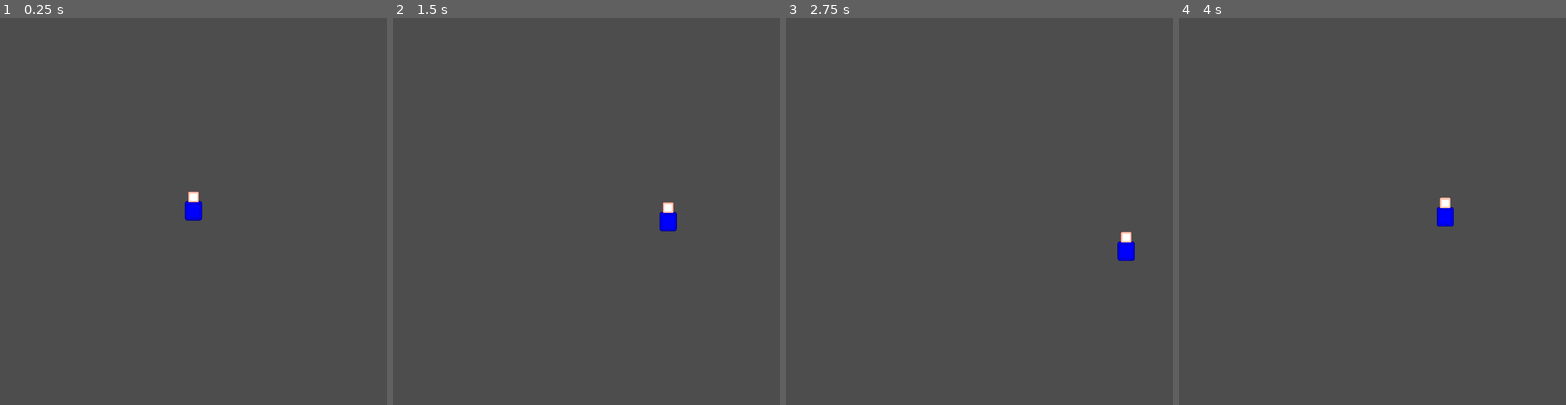
Above: before the commit, frames 1-4 (left to right).
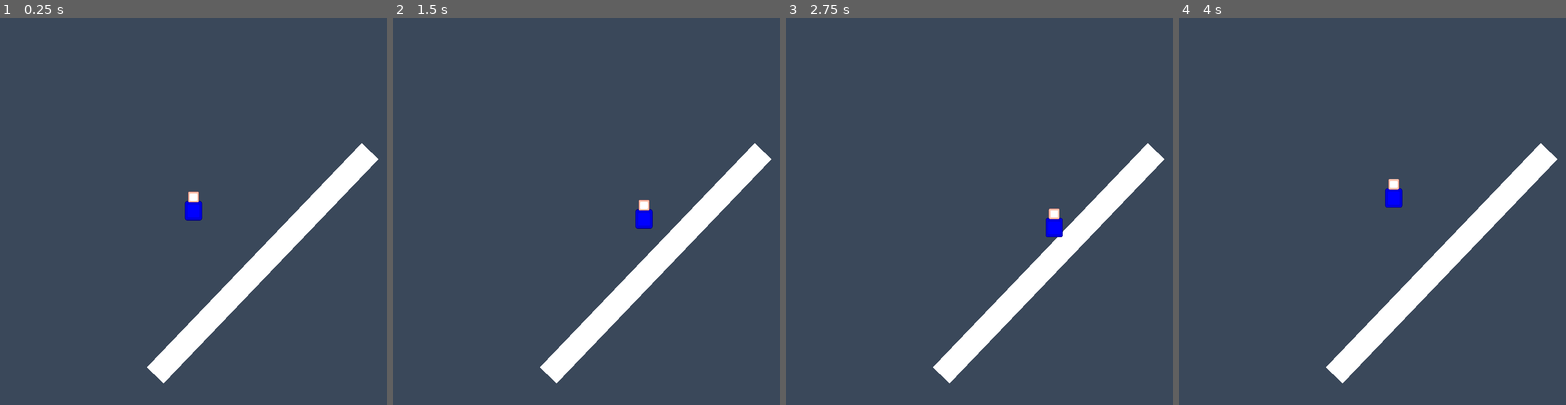
Above: after the commit, the same moments.

Repository: Connor22/ZenoJamBBL
Game: Godot game, scene res://state_scenes/gameplay/gameplay.tscn
The game is run twice, just before and just after one commit, with the same random seed, the same clock (stepped at 60 frames per second) and the same inputs. The engine's default icon, where the game draws it, is replaced by a stand-in: a white triangle on a blue panel in a dark square.
Inputs (mouse positions are in pixels of both pictures, inside the frame that each line leads up to):
- Up to frame 1 (0.25 s): no input
- Up to frame 2 (1.5 s): tap Enter at 0.5 s; move the mouse to (671, 192) at 0.52 s; hold D (move_right) 0.53-1.28 s; click (671, 192) at 0.6 s; move the mouse to (509, 230) at 1.27 s; hold S (move_down) from 1.28 s (still down); click (509, 230) at 1.35 s
- Up to frame 3 (2.75 s): move the mouse to (1018, 126) at 2.02 s; release S (move_down) at 2.03 s; hold D (move_right) from 2.03 s (still down); click (1018, 126) at 2.1 s
- Up to frame 4 (4 s): move the mouse to (1353, 288) at 2.77 s; release D (move_right) at 2.78 s; hold W (move_up) 2.78-3.53 s; click (1353, 288) at 2.85 s; move the mouse to (1488, 269) at 3.52 s; hold A (move_left) from 3.53 s (still down); click (1488, 269) at 3.6 s

The runs differ from the first frame. In frame 1, 4.8% of the frame differs, in the area x 38-98%, y 32-95%; in frame 2, 5.4%; in frame 3, 5.4%; in frame 4, 5.4%.

Commit message:
Reflect Function, Wall test prop

Diff:
--- /dev/null
+++ b/level/props/test_wall.tscn
@@ -0,0 +1,16 @@
+[gd_scene load_steps=2 format=3 uid="uid://dw1omdae4lyca"]
+
+[sub_resource type="RectangleShape2D" id="RectangleShape2D_m4djf"]
+size = Vector2(642, 48)
+
+[node name="TestWall" type="StaticBody2D"]
+collision_mask = 0
+
+[node name="ColorRect" type="ColorRect" parent="."]
+offset_left = -321.0
+offset_top = -24.0
+offset_right = 321.0
+offset_bottom = 24.0
+
+[node name="CollisionShape2D" type="CollisionShape2D" parent="."]
+shape = SubResource("RectangleShape2D_m4djf")
--- a/player/player.gd
+++ b/player/player.gd
@@ -3,6 +3,8 @@
 
 const SPEED = 250.0
 const SHIELD_BASH_SPEED = 1200
+const REFLECT_IMPULSE = 800
+
 var _shield_bash_direction = Vector2.ZERO
 
 func _ready():
@@ -17,7 +19,6 @@
 		$ImpactShape.monitorable = true
 		$ImpactShape.visible = true
 		_shield_bash_direction = (get_global_mouse_position() - position).normalized()
-		$Pivot.modulate = Color(1000,1000,1000)
 		velocity = _shield_bash_direction * SHIELD_BASH_SPEED
 		$ShieldBashTimer.start()
 	else:
@@ -27,6 +28,11 @@
 	move_and_slide()
 
 func _on_shield_bash_timer_timeout():
-	$Pivot.modulate = Color(1, 1, 1)
 	$ImpactShape.monitorable = false
 	$ImpactShape.visible = false
+
+func _reflect_the_object(reflect_object):
+	var reflect_object_pos = reflect_object.position as Vector2
+	var impact_shape_pos = $ImpactShape.position as Vector2
+	var direction = (reflect_object_pos - impact_shape_pos).normalized()
+	reflect_object.velocity = direction * REFLECT_IMPULSE
--- a/project.godot
+++ b/project.godot
@@ -59,3 +59,7 @@
 2d_physics/layer_1="world"
 2d_physics/layer_2="player"
 2d_physics/layer_3="impact"
+
+[rendering]
+
+environment/defaults/default_clear_color=Color(0.227711, 0.282393, 0.353237, 1)
--- a/state_scenes/gameplay/gameplay.tscn
+++ b/state_scenes/gameplay/gameplay.tscn
@@ -1,13 +1,18 @@
-[gd_scene load_steps=3 format=3 uid="uid://cj6el6eihauos"]
+[gd_scene load_steps=4 format=3 uid="uid://cj6el6eihauos"]
 
 [ext_resource type="Script" path="res://state_scenes/gameplay/gameplay.gd" id="1_heyo6"]
 [ext_resource type="PackedScene" uid="uid://mwx7hdtetol8" path="res://player/Player.tscn" id="2_tnmc1"]
+[ext_resource type="PackedScene" uid="uid://dw1omdae4lyca" path="res://level/props/test_wall.tscn" id="3_ljv05"]
 
 [node name="Gameplay" type="Node"]
 script = ExtResource("1_heyo6")
 
 [node name="LevelManager" type="CanvasLayer" parent="."]
 follow_viewport_enabled = true
+
+[node name="TestWall" parent="LevelManager" instance=ExtResource("3_ljv05")]
+position = Vector2(543, 507)
+rotation = -0.806672
 
 [node name="PlayerManager" type="CanvasLayer" parent="."]
 follow_viewport_enabled = true
